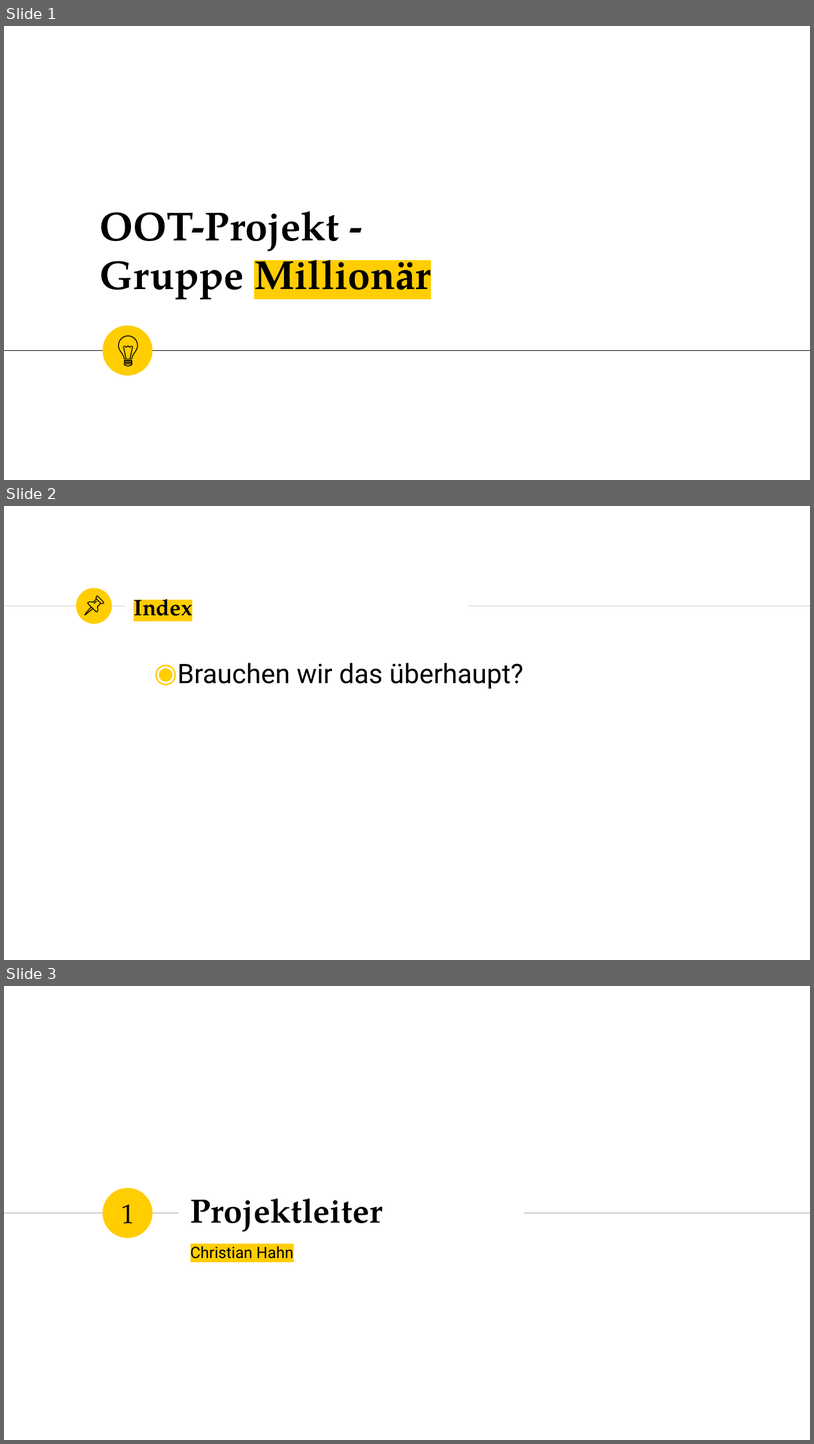
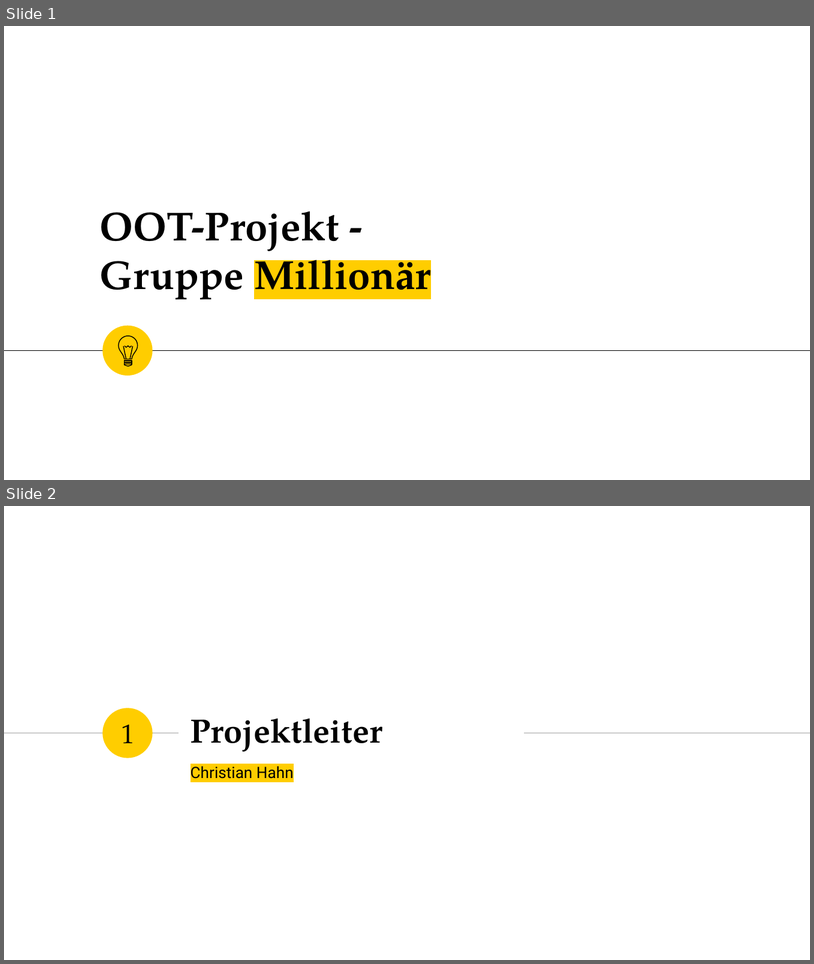
Before and after one commit to marcelherd/OOT-Projekt, a slide deck: Presentation/Presentation.pptx. Shown one above the other, each under a label of ours: slides 1, 2 and 3 before the commit, slides 1 and 2 after it. The pictures are 814x1444 and 814x964 pixels, drawn with LibreOffice and Linux fonts; fonts in the diff are those of the drawing. Boxes give left, top, right and bottom in pixels: in the first picture for what was removed or moved away, otherwise in the second. Text is boxed around its words. In the diff, an @@ line names an element or a change of style, - is before the commit and + after.

```diff
--- a/Presentation/Presentation.pptx
+++ b/Presentation/Presentation.pptx
@@ slide 2 removed at [4, 506, 810, 960], background #FFFFFF @@
@@ ellipse removed at [76, 588, 111, 624] @@
@@ title removed at [134, 592, 192, 623] @@
-Index
@@ line removed from (4, 606) to (125, 606) @@
@@ group removed at [84, 597, 103, 615]: 4 freeform shapes @@
@@ line removed from (468, 606) to (810, 606) @@
@@ text removed at [177, 663, 524, 688] @@
-◉ Brauchen wir das überhaupt?
@@ what was slide 3 is now slide 2 @@
```
Also in this commit, not shown: 2 slides changed, 11 slides added, 1 other slide removed.
